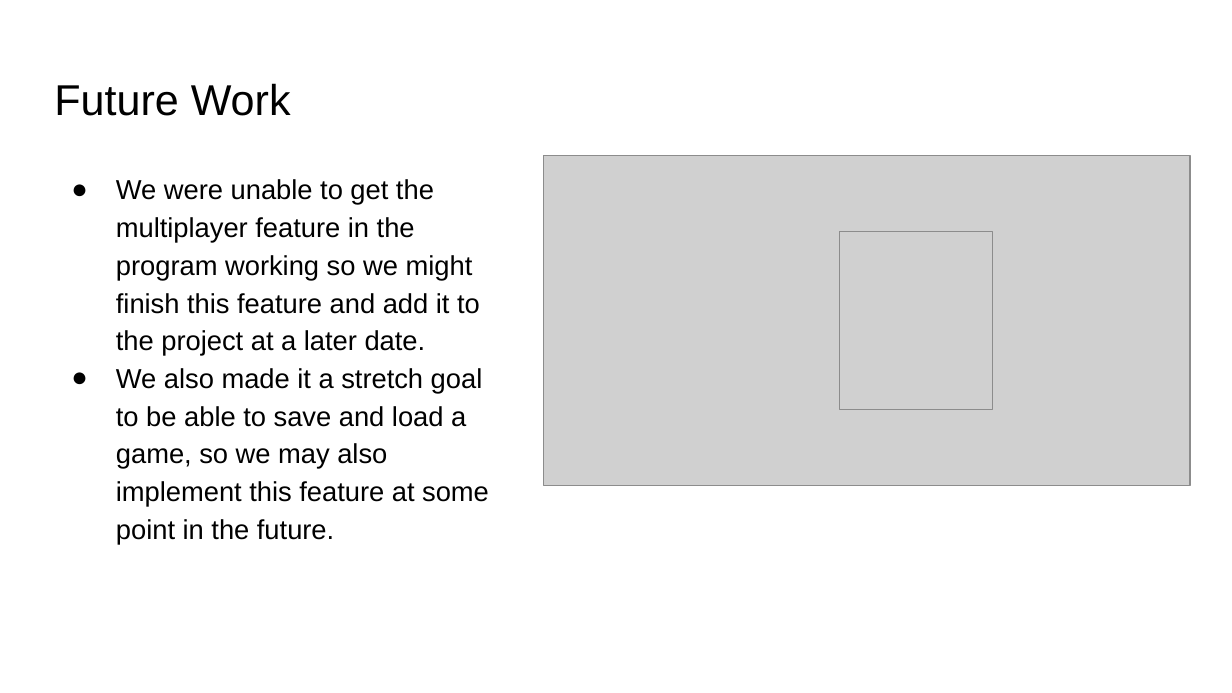
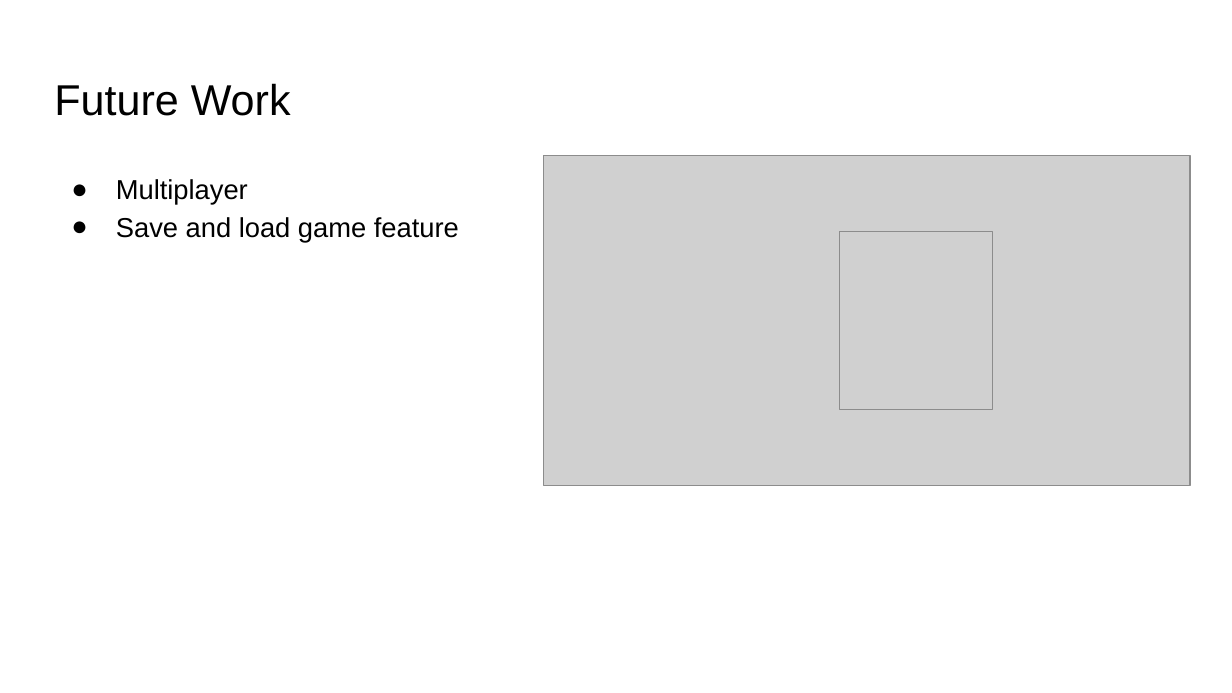
Before and after one commit to Daniel-Cunningham02/CSCI-352-Checkers-Project, a slide deck: slide 8 of Checkers Project Presentation.pptx. Drawn at 1232x693 pixels with LibreOffice and Linux fonts; fonts in the diff are those of the drawing; grey boxes stand for pictures. Boxes give left, top, right and bottom in pixels: in the first picture for what was removed or moved away, otherwise in the second. Text is boxed around its words. In the diff, an @@ line names an element or a change of style, - is before the commit and + after.

```diff
--- a/Checkers Project Presentation.pptx
+++ b/Checkers Project Presentation.pptx
@@ text at [116,179,459,243]: text changed @@
-● We were unable to get the multiplayer feature in the program working so we might finish this feature and add it to the project at a later date.
-● We also made it a stretch goal to be able to save and load a game, so we may also implement this feature at some point in the future.
+● Multiplayer
+● Save and load game feature
```
Also in this commit, not shown: 7 other slides changed.
